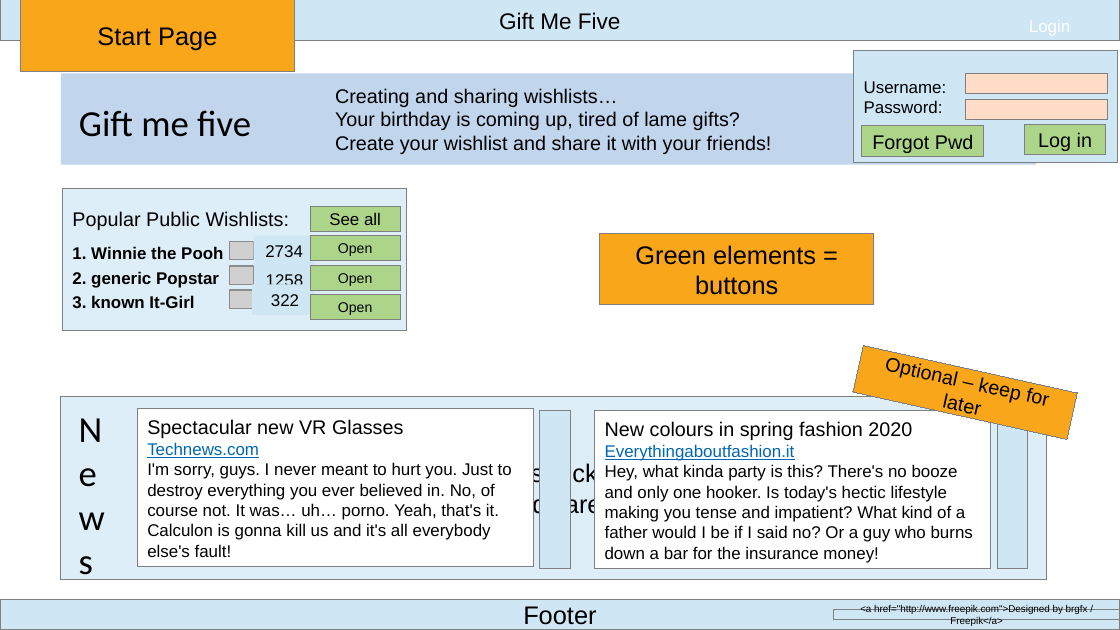
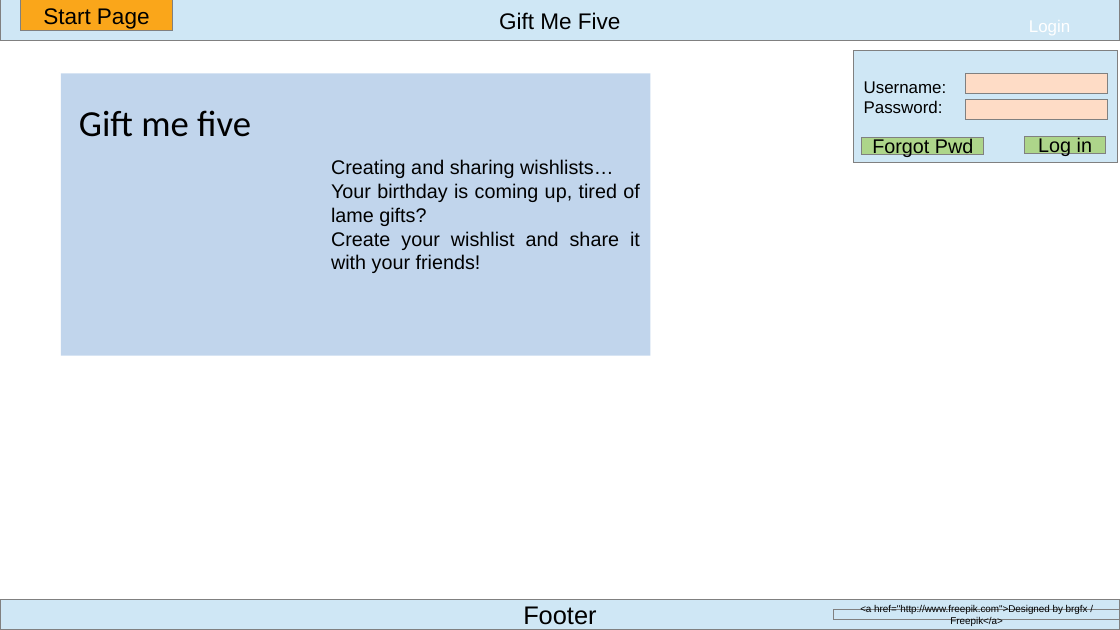
Before and after one commit to WCS-Java-Training-Bonn-2019/gift-me-five, a slide deck: slide 1 of files/mock_up.odp. Drawn at 1120x630 pixels with LibreOffice and Linux fonts; fonts in the diff are those of the drawing; grey boxes stand for pictures; background and template pictures are left out. Boxes give left, top, right and bottom in pixels: in the first picture for what was removed or moved away, otherwise in the second. Text is boxed around its words. In the diff, an @@ line names an element or a change of style, - is before the commit and + after.

```diff
--- a/files/mock_up.odp
+++ b/files/mock_up.odp
@@ rectangle "Start Page": place and size @@
-rectangle "Start Page" at (20, 0, 295, 71)
+rectangle "Start Page" at (20, 0, 173, 30)
@@ rectangle "Start Page" at (20, 0, 173, 30): size 18 to 16 pt @@
@@ rectangle "Creating and sharing wishlists…": place and size @@
-rectangle "Creating and sharing wishlists…" at (61, 73, 1037, 165)
+rectangle "Creating and sharing wishlists…" at (61, 73, 650, 356)
@@ rectangle "Creating and sharing wishlists…" at (61, 73, 650, 356): indent changed @@
@@ rectangle "Forgot Pwd": place and size @@
-rectangle "Forgot Pwd" at (862, 126, 984, 157)
+rectangle "Forgot Pwd" at (862, 137, 984, 154)
@@ rectangle "Log in": place and size @@
-rectangle "Log in" at (1025, 124, 1106, 154)
+rectangle "Log in" at (1025, 136, 1106, 153)
@@ rectangle removed at (62, 188, 407, 330) @@
-Popular Public Wishlists:
-1. Winnie the Pooh
-2. generic Popstar
-3. known It-Girl
@@ rectangle removed at (310, 206, 400, 232) @@
-See all
@@ rectangle removed at (254, 236, 315, 266) @@
-2734
@@ rectangle removed at (310, 235, 400, 260) @@
-Open
@@ rectangle removed at (600, 234, 874, 305) @@
-Green elements = buttons
@@ picture removed at (230, 241, 254, 259) @@
@@ picture removed at (230, 266, 254, 285) @@
@@ rectangle removed at (310, 265, 400, 291) @@
-Open
@@ picture removed at (230, 290, 254, 308) @@
@@ rectangle removed at (252, 285, 313, 315) @@
-322
@@ text removed at (266, 274, 304, 285) @@
-1258
@@ rectangle removed at (310, 295, 400, 320) @@
-Open
@@ rectangle removed at (853, 346, 1078, 440) @@
-Optional – keep for later
@@ rectangle removed at (61, 396, 1047, 579) @@
-News-Ticker:
-Games / Hardware / anything
@@ rectangle removed at (137, 409, 534, 567) @@
-Spectacular new VR Glasses
-Technews.com
-I'm sorry, guys. I never meant to hurt you. Just to destroy everything you ever believed in. No, of course not. It was… uh… porno. Yeah, that's it. Calculon is gonna kill us and it's all everybody else's fault!
@@ rectangle removed at (540, 411, 570, 569) @@
@@ rectangle removed at (595, 411, 991, 569) @@
-New colours in spring fashion 2020
-Everythingaboutfashion.it
-Hey, what kinda party is this? There's no booze and only one hooker. Is today's hectic lifestyle making you tense and impatient? What kind of a father would I be if I said no? Or a guy who burns down a bar for the insurance money!
@@ rectangle removed at (997, 411, 1028, 569) @@
@@ text removed at (69, 453, 102, 535) @@
-News
```
Also in this commit, not shown: 1 other slide changed, 1 slide removed, 2 other files.
